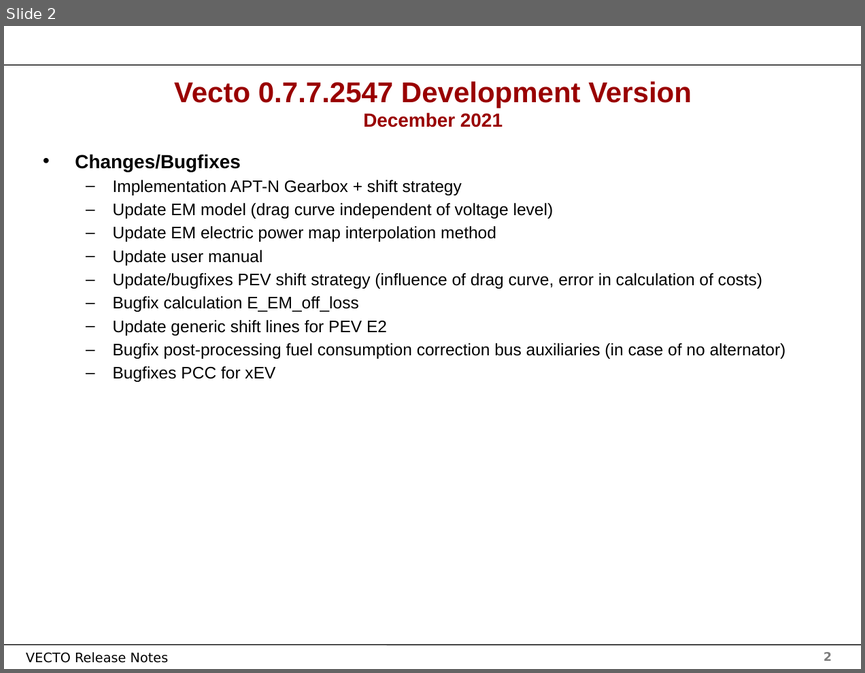
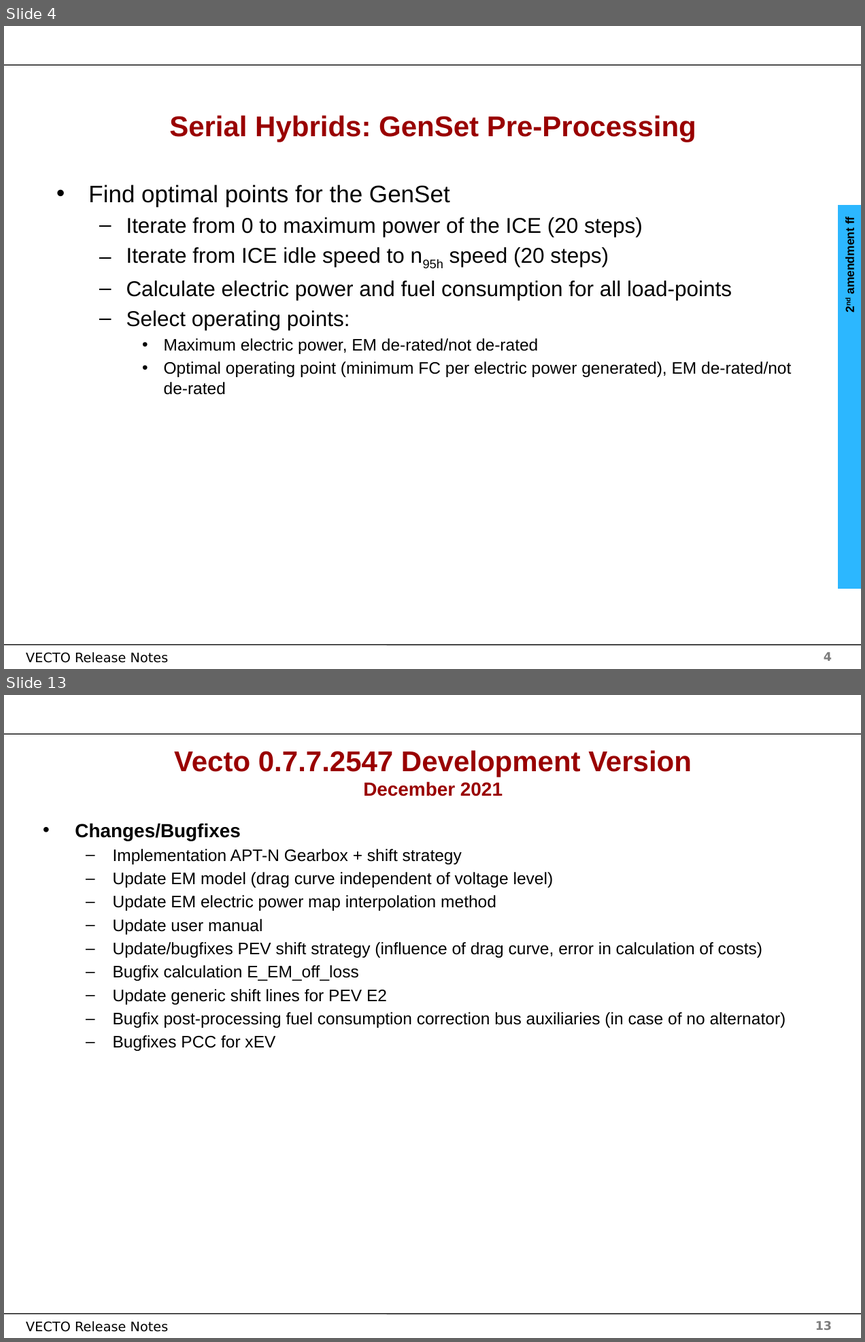
Before and after one commit to tanawadeatharva/BharatVECTO, a slide deck: Documentation/User Manual Source/Release Notes Vecto3.x.pptx. Shown one above the other, each under a label of ours: slide 2 before the commit, slides 4 and 13 after it; the slides between them are not shown. The pictures are 865x673 and 865x1342 pixels, drawn with LibreOffice and Linux fonts; fonts in the diff are those of the drawing; background and template pictures are left out. Boxes give left, top, right and bottom in pixels: in the first picture for what was removed or moved away, otherwise in the second. Text is boxed around its words. In the diff, an @@ line names an element or a change of style, - is before the commit and + after.

```diff
--- a/Documentation/User Manual Source/Release Notes Vecto3.x.pptx
+++ b/Documentation/User Manual Source/Release Notes Vecto3.x.pptx
@@ slide 4 added at box(4, 26, 861, 669), background #FFFFFF; not listed: 4 template elements that a slide beside it also shows @@
@@ title added at box(169, 115, 696, 142), 24 pt, text #990000, bold @@
+Serial Hybrids: GenSet Pre-Processing
@@ text added at box(88, 184, 791, 395), 18 pt, text #000000 @@
+• Find optimal points for the GenSet
+  – Iterate from 0 to maximum power of the ICE (20 steps)
+  – Iterate from ICE idle speed to n95h speed (20 steps)
+  – Calculate electric power and fuel consumption for all load-points
+  – Select operating points:
+    • Maximum electric power, EM de-rated/not de-rated
+    • Optimal operating point (minimum FC per electric power generated), EM de-rated/not de-rated
@@ rectangle added at box(838, 205, 861, 588), fill #2CB7FF, 10 pt, text #000000, bold @@
+2nd amendment ff
@@ what was slide 2 is now slide 13 @@
@@ page number at box(815, 1321, 832, 1329): text changed @@
-2
+13
```
Also in this commit, not shown: 1 slide changed, 10 other slides added.
